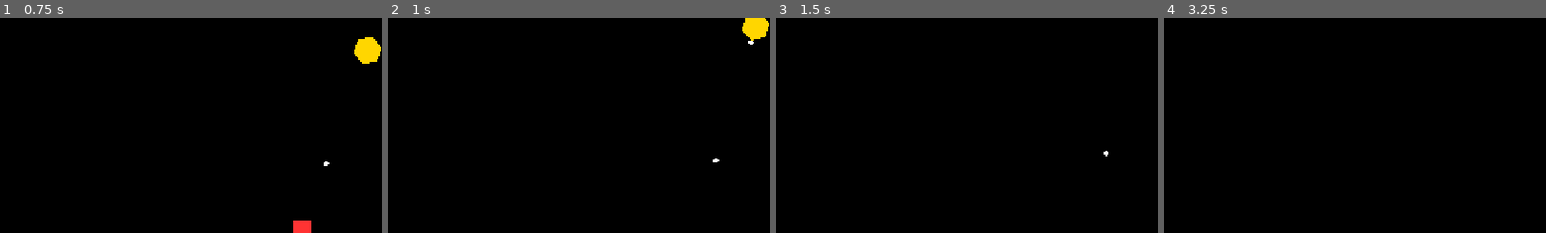
Above: before the commit, frames 1-4 (left to right).
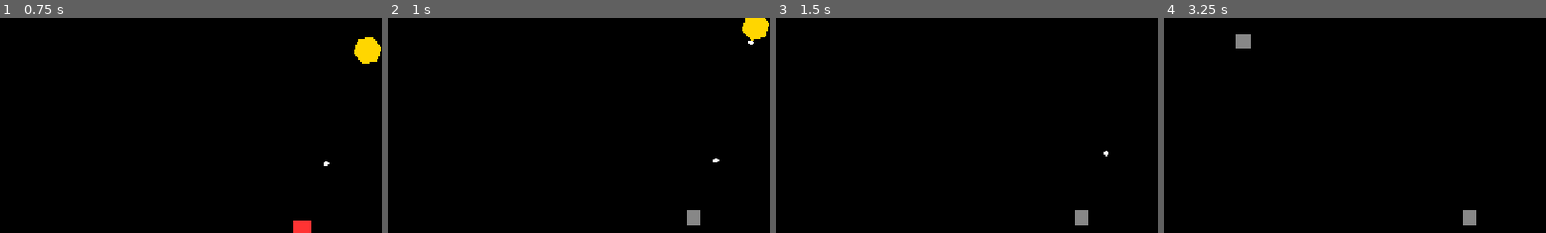
Above: after the commit, the same moments.

Repository: jkuivalainen/space-shooter
Game: Godot game, scene res://scenes/main.tscn
Same seed, same stepped clock (60 frames per second), same inputs: the game is played once before the commit and once after it.
Inputs (mouse positions are % of the whole screen's width and height, from its top left):
- Up to frame 1 (0.75 s): tap Enter (restart) at 0.5 s; move the mouse to (45, 70) at 0.52 s; press the mouse at (45, 70) at 0.53 s; hold W (move_up) from 0.53 s (still down)
- Up to frame 2 (1 s): keep holding W (move_up)
- Up to frame 3 (1.5 s): keep holding W (move_up); move the mouse to (80, 65) at 1.27 s; release the mouse at (80, 65) at 1.28 s; click (80, 65) at 1.35 s
- Up to frame 4 (3.25 s): move the mouse to (20, 35) at 2.02 s; release W (move_up) at 2.03 s; press the mouse at (20, 35) at 2.03 s; hold A (move_left) from 2.03 s (still down); move the mouse to (55, 50) at 2.77 s; release the mouse at (55, 50) at 2.78 s; click (55, 50) at 2.85 s
The pictures show only the part of the screen within x 2-52%, y 38-88%; the shares and areas given below are measured in that part.

Frame 1 is identical in both runs. In frame 2, 0.2% of the frame differs, in the area x 78-82%, y 89-97%; in frame 3, 0.2%; in frame 4, 0.5%, in the area x 18-82%, y 7-97%.

Commit message:
Add Phase 2 body mechanic: assimilation and shield layer
Killing an enemy drops a gray EnemyBody (Area2D) at the death position.
Walking over it assimilates it: the body reparents to the player, turns
yellow, snaps to a hex-orbit position, and applies per-body stat deltas
(fire_rate -0.04s, speed -15 px/s, both clamped). When an enemy hits an
orbiting body the deltas reverse and the body is destroyed.

- scenes/enemy_body.tscn: Area2D, layer 8, mask 3 (player+enemy)
- scripts/enemy_body.gd: handles player/enemy overlap signals
- scripts/enemy.gd: take_hit() now instantiates body before queue_free
- scripts/player.gd: SPEED/FIRE_RATE consts → _speed/_fire_rate vars;
  adds _bodies array, assimilate(), and lose_body()

Co-Authored-By: Claude Sonnet 4.6 <noreply@anthropic.com>

Diff:
--- /dev/null
+++ b/scenes/enemy_body.tscn
@@ -0,0 +1,18 @@
+[gd_scene load_steps=3 format=3 uid="uid://ebody1"]
+
+[ext_resource type="Script" path="res://scripts/enemy_body.gd" id="1_ebody"]
+
+[sub_resource type="RectangleShape2D" id="1_rectshape"]
+size = Vector2(24, 24)
+
+[node name="EnemyBody" type="Area2D"]
+collision_layer = 128
+collision_mask = 3
+script = ExtResource("1_ebody")
+
+[node name="Polygon2D" type="Polygon2D" parent="."]
+color = Color(0.533, 0.533, 0.533, 1)
+polygon = PackedVector2Array(-12, -12, 12, -12, 12, 12, -12, 12)
+
+[node name="CollisionShape2D" type="CollisionShape2D" parent="."]
+shape = SubResource("1_rectshape")
--- a/scenes/main.tscn
+++ b/scenes/main.tscn
@@ -1,17 +1,17 @@
-[gd_scene load_steps=5 format=3 uid="uid://main1"]
+[gd_scene format=3 uid="uid://main1"]
 
-[ext_resource type="Script" path="res://scripts/main.gd" id="1_main"]
-[ext_resource type="PackedScene" path="res://scenes/player.tscn" id="2_player"]
-[ext_resource type="PackedScene" path="res://ui/hud.tscn" id="3_hud"]
-[ext_resource type="Script" path="res://scripts/enemy_spawner.gd" id="4_spawner"]
+[ext_resource type="Script" uid="uid://b88npcq5hudvt" path="res://scripts/main.gd" id="1_main"]
+[ext_resource type="PackedScene" uid="uid://player1" path="res://scenes/player.tscn" id="2_player"]
+[ext_resource type="PackedScene" uid="uid://hud1" path="res://ui/hud.tscn" id="3_hud"]
+[ext_resource type="Script" uid="uid://q5t1urqglx4j" path="res://scripts/enemy_spawner.gd" id="4_spawner"]
 
-[node name="Main" type="Node2D"]
+[node name="Main" type="Node2D" unique_id=1184474881]
 script = ExtResource("1_main")
 
-[node name="Player" parent="." instance=ExtResource("2_player")]
+[node name="Player" parent="." unique_id=2098064150 instance=ExtResource("2_player")]
 position = Vector2(640, 360)
 
-[node name="EnemySpawner" type="Node" parent="."]
+[node name="EnemySpawner" type="Node" parent="." unique_id=1765075842]
 script = ExtResource("4_spawner")
 
-[node name="HUD" parent="." instance=ExtResource("3_hud")]
+[node name="HUD" parent="." unique_id=751153072 instance=ExtResource("3_hud")]
--- a/scripts/enemy.gd
+++ b/scripts/enemy.gd
@@ -1,10 +1,12 @@
 # enemy.gd
 # Red square enemy that chases the player at a fixed speed.
 # On contact with the player it triggers game over; on bullet hit it dies.
+# On death, drops an EnemyBody at its position for the player to assimilate.
 
 extends CharacterBody2D
 
 const SPEED: float = 180.0
+const BODY_SCENE: PackedScene = preload("res://scenes/enemy_body.tscn")
 
 # Cached reference to the player node — resolved once in _ready.
 var _player: Node = null
@@ -38,5 +40,8 @@
 
 
 func take_hit() -> void:
-	# Phase 2: drop a body here. For now, just remove the enemy.
+	# Drop a body at the death position for the player to assimilate.
+	var body := BODY_SCENE.instantiate()
+	body.global_position = global_position
+	get_tree().current_scene.add_child(body)
 	queue_free()
--- /dev/null
+++ b/scripts/enemy_body.gd
@@ -0,0 +1,27 @@
+# enemy_body.gd
+# Dropped at an enemy's death position. Two interactions:
+#   - Player walks over it → player.assimilate(self): reparented to player, grants stat bonus
+#   - Enemy hits it → player.lose_body(self): stat bonus reversed, body freed
+
+extends Area2D
+
+# Prevents the player from assimilating the same body twice if they stay overlapping.
+var _assimilated: bool = false
+
+
+func _ready() -> void:
+	body_entered.connect(_on_body_entered)
+
+
+func _on_body_entered(body: Node) -> void:
+	if body.is_in_group("player"):
+		if _assimilated:
+			return
+		_assimilated = true
+		body.assimilate(self)
+	elif body.is_in_group("enemies"):
+		# Find player to reverse the stat bonus, then remove this body.
+		var players := get_tree().get_nodes_in_group("player")
+		if players.size() > 0:
+			players[0].lose_body(self)
+		queue_free()
--- a/scripts/player.gd
+++ b/scripts/player.gd
@@ -1,10 +1,13 @@
 # player.gd
 # Controls the player: 8-directional movement, mouse/stick aiming, and auto-fire.
+# Phase 2: assimilating enemy bodies adjusts _speed and _fire_rate, and bodies
+# orbit the player as a shield layer.
 
 extends CharacterBody2D
 
-const SPEED: float = 160.0
-const FIRE_RATE: float = 0.2  # seconds between shots
+# Live stats — modified up/down by assimilate / lose_body.
+var _speed: float = 160.0
+var _fire_rate: float = 0.2
 
 # Preload bullet scene so we can instantiate it without a path string at runtime.
 @onready var _bullet_scene: PackedScene = preload("res://scenes/bullet.tscn")
@@ -12,6 +15,9 @@
 
 var _fire_timer: float = 0.0
 var _dead: bool = false
+
+# Assimilated bodies, in assimilation order — index determines hex orbit position.
+var _bodies: Array[Node] = []
 
 
 func _ready() -> void:
@@ -34,7 +40,7 @@
 
 	# Build movement vector from keyboard (WASD) or left stick.
 	var input := Input.get_vector("move_left", "move_right", "move_up", "move_down")
-	velocity = input.normalized() * SPEED
+	velocity = input.normalized() * _speed
 	move_and_slide()
 
 	# Keep player inside the viewport.
@@ -64,7 +70,7 @@
 	# Shoot on left mouse button or right trigger (mapped via "shoot" action).
 	if Input.is_action_pressed("shoot"):
 		_fire()
-		_fire_timer = FIRE_RATE
+		_fire_timer = _fire_rate
 
 
 func _fire() -> void:
@@ -79,3 +85,34 @@
 func _on_game_over(_elapsed: float) -> void:
 	_dead = true
 	velocity = Vector2.ZERO
+
+
+# Attach a newly dropped body to the player's hex orbit.
+# The body is reparented here so it travels with the player and acts as a shield.
+func assimilate(body: Node) -> void:
+	_bodies.append(body)
+	var index := _bodies.size() - 1
+	# Expand to a new ring every 6 bodies; each ring is 28 px further out.
+	var ring: int = floori(float(index) / 6.0)
+	var radius := 40.0 + float(ring) * 28.0
+	var angle := deg_to_rad((index % 6) * 60.0)
+
+	# Reparent without keeping global transform — we'll set position explicitly.
+	body.reparent(self, false)
+	body.position = Vector2(radius, 0.0).rotated(angle)
+
+	# Turn yellow to signal assimilation.
+	var poly := body.get_node("Polygon2D")
+	poly.color = Color(1.0, 1.0, 0.0, 1.0)
+
+	# Faster shooting, slower movement — clamped so they don't hit degenerate values.
+	_fire_rate = max(0.05, _fire_rate - 0.04)
+	_speed = max(60.0, _speed - 15.0)
+
+
+# Called by enemy_body.gd when an enemy destroys one of the orbiting bodies.
+# Reverses the stat deltas applied during assimilation.
+func lose_body(body: Node) -> void:
+	_bodies.erase(body)
+	_fire_rate += 0.04
+	_speed += 15.0
